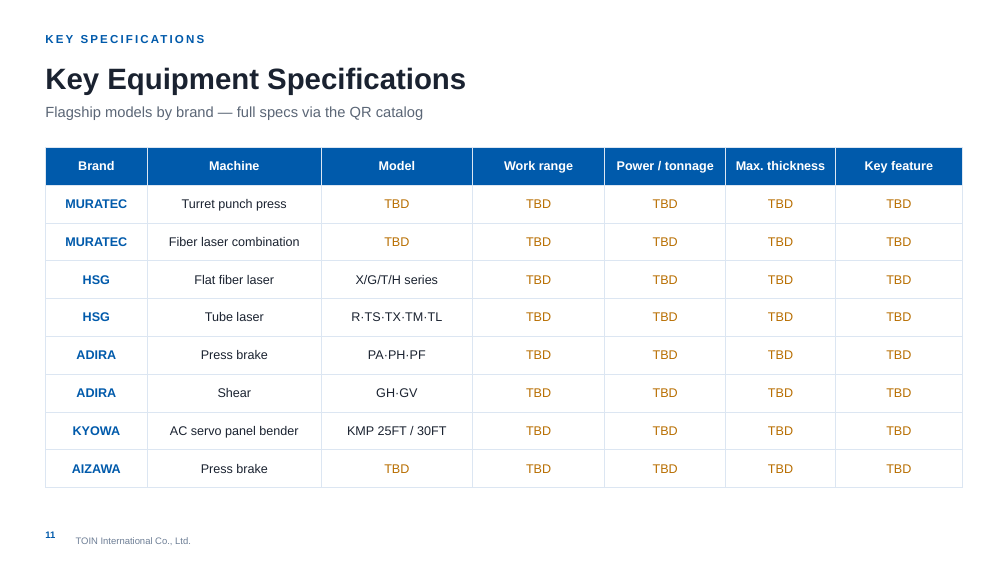
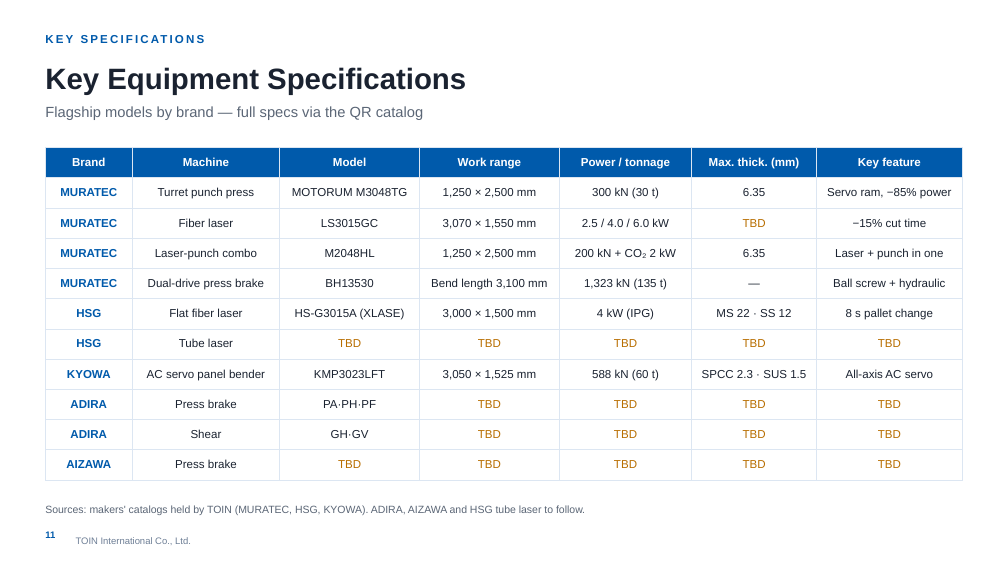
Before and after one commit to zeaus81/search, a slide deck: slide 11 of company_profile_2027/TOIN_Company_Profile_2027_EN.pptx. Drawn at 1008x567 pixels with LibreOffice and Linux fonts; fonts in the diff are those of the drawing; background and template pictures are left out. Boxes give left, top, right and bottom in pixels: in the first picture for what was removed or moved away, otherwise in the second. Text is boxed around its words. In the diff, an @@ line names an element or a change of style, - is before the commit and + after.

```diff
--- a/company_profile_2027/TOIN_Company_Profile_2027_EN.pptx
+++ b/company_profile_2027/TOIN_Company_Profile_2027_EN.pptx
@@ table at bbox=[45, 147, 963, 472] @@
-row 1: Brand | Machine | Model | Work range | Power / tonnage | Max. thickness | Key feature
-row 2: MURATEC | Turret punch press | TBD | TBD | TBD | TBD | TBD
-row 3: MURATEC | Fiber laser combination | TBD | TBD | TBD | TBD | TBD
-row 4: HSG | Flat fiber laser | X/G/T/H series | TBD | TBD | TBD | TBD
-row 5: HSG | Tube laser | R·TS·TX·TM·TL | TBD | TBD | TBD | TBD
+row 1: Brand | Machine | Model | Work range | Power / tonnage | Max. thick. (mm) | Key feature
+row 2: MURATEC | Turret punch press | MOTORUM M3048TG | 1,250 × 2,500 mm | 300 kN (30 t) | 6.35 | Servo ram, −85% power
+row 3: MURATEC | Fiber laser | LS3015GC | 3,070 × 1,550 mm | 2.5 / 4.0 / 6.0 kW | TBD | −15% cut time
+row 4: MURATEC | Laser-punch combo | M2048HL | 1,250 × 2,500 mm | 200 kN + CO₂ 2 kW | 6.35 | Laser + punch in one
+row 5: MURATEC | Dual-drive press brake | BH13530 | Bend length 3,100 mm | 1,323 kN (135 t) | — | Ball screw + hydraulic
+row 6: HSG | Flat fiber laser | HS-G3015A (XLASE) | 3,000 × 1,500 mm | 4 kW (IPG) | MS 22 · SS 12 | 8 s pallet change
+row 7: HSG | Tube laser | TBD | TBD | TBD | TBD | TBD
+row 8: KYOWA | AC servo panel bender | KMP3023LFT | 3,050 × 1,525 mm | 588 kN (60 t) | SPCC 2.3 · SUS 1.5 | All-axis AC servo
-row 8: KYOWA | AC servo panel bender | KMP 25FT / 30FT | TBD | TBD | TBD | TBD
@@ text added at bbox=[45, 505, 585, 515], 10 pt, text #5B6676 @@
+Sources: makers' catalogs held by TOIN (MURATEC, HSG, KYOWA). ADIRA, AIZAWA and HSG tube laser to follow.
```
Also in this commit, not shown: 1 other slide changed, 1 other file.
